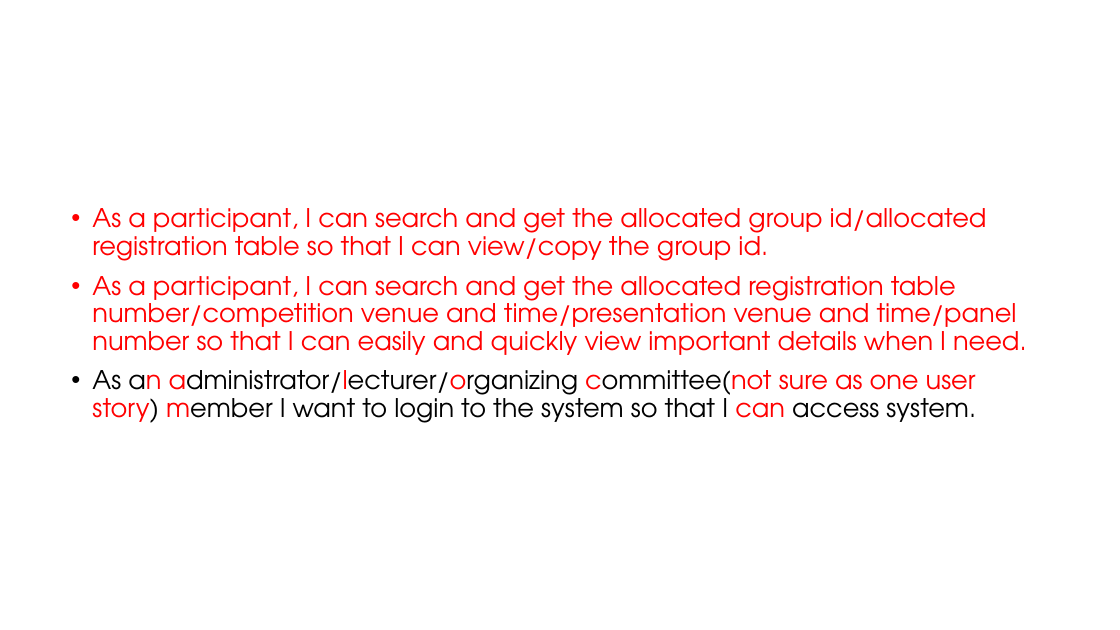
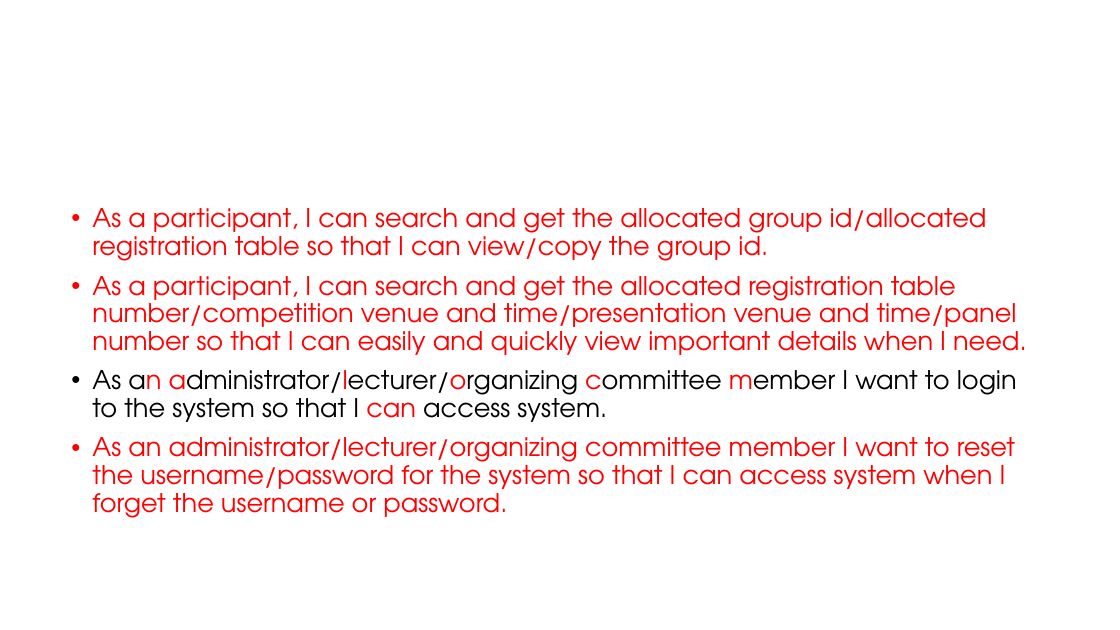
Before and after one commit to Sajith16/CSSEDocs, a slide deck: slide 14 of CodeFest-Management-Tool.pptx. Drawn at 1120x630 pixels with LibreOffice and Linux fonts; fonts in the diff are those of the drawing; background and template pictures are left out. Boxes give left, top, right and bottom in pixels: in the first picture for what was removed or moved away, otherwise in the second. Text is boxed around its words. In the diff, an @@ line names an element or a change of style, - is before the commit and + after.

```diff
--- a/CodeFest-Management-Tool.pptx
+++ b/CodeFest-Management-Tool.pptx
@@ text at box(92, 370, 1017, 518): text changed; text colour #000000 to #FF0000 @@
-• As an administrator/lecturer/organizing committee(not sure as one user story) member I want to login to the system so that I can access system.
+• As an administrator/lecturer/organizing committee member I want to login to the system so that I can access system.
+• As an administrator/lecturer/organizing committee member I want to reset the username/password for the system so that I can access system when I forget the username or password.
```
Also in this commit, not shown: 1 other slide changed, 1 other file.
